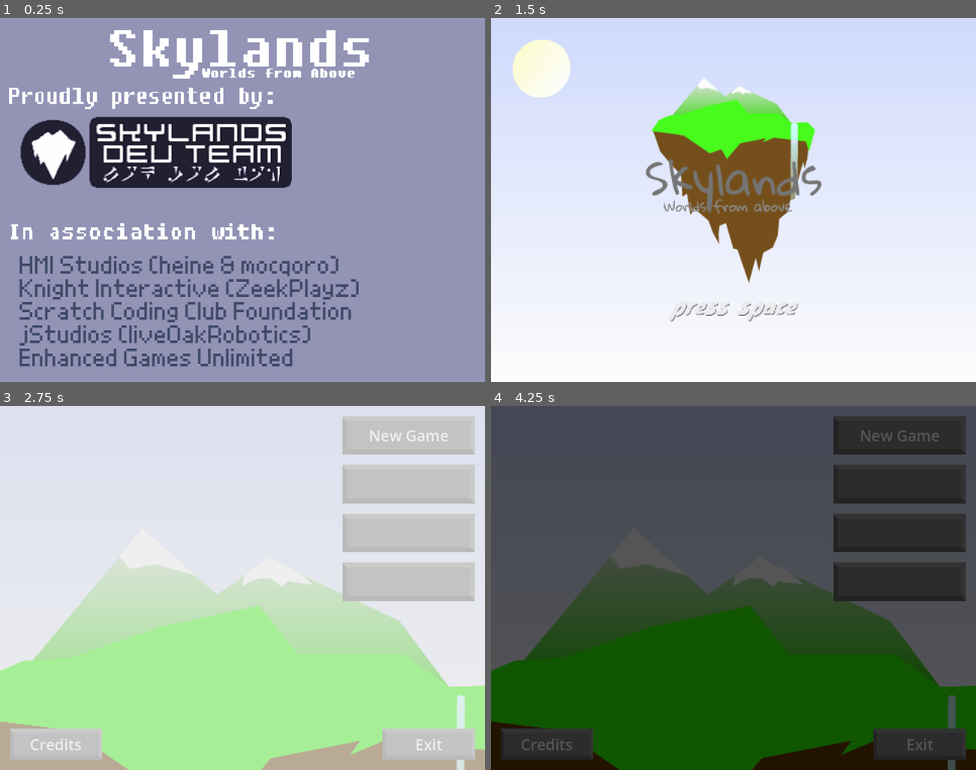
Above: before the commit, frames 1-4 (two rows, left to right).
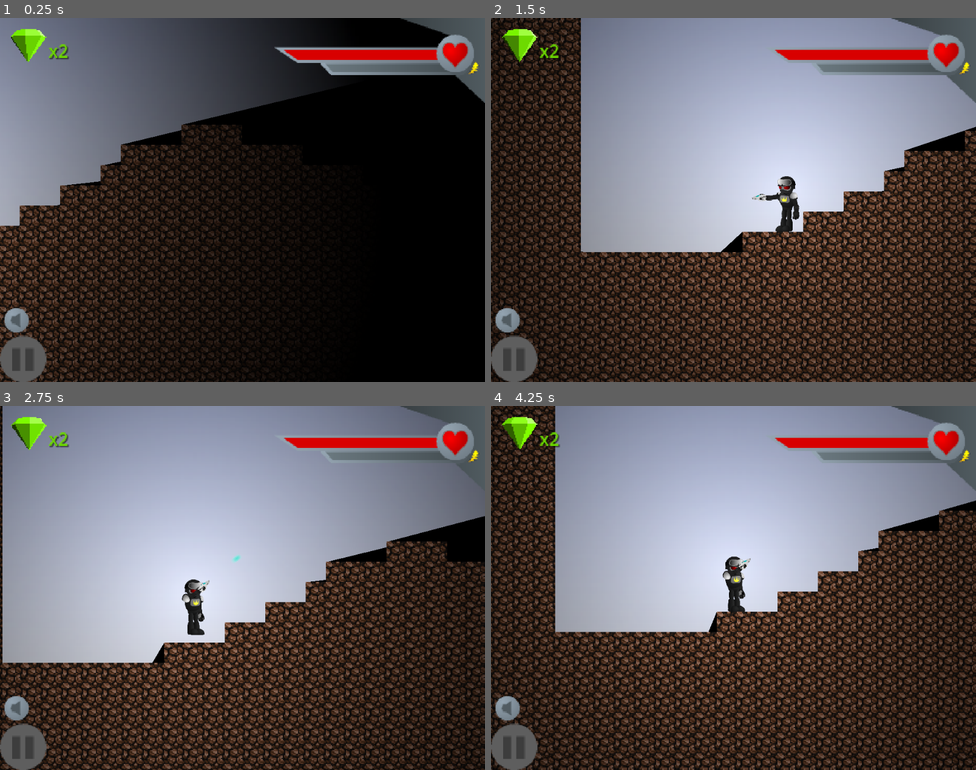
Above: after the commit, the same moments.

Repository: HMI-Studios/Skylands-WFA
Game: Godot game, scene res://scenes/Main.tscn
The game is run twice, just before and just after one commit, with the same random seed, the same clock (stepped at 60 frames per second) and the same inputs. Before the commit the project starts from res://ui/Intro.tscn. Sound files missing from this copy of the repository are replaced by a short silence.
Inputs (mouse positions are in pixels of both pictures, inside the frame that each line leads up to):
- Up to frame 1 (0.25 s): no input
- Up to frame 2 (1.5 s): tap Enter (ui_accept) at 0.5 s; move the mouse to (840, 181) at 0.52 s; hold Space (shoot) 0.53-1.28 s; hold D (move_right) from 0.53 s (still down); tap W (jump) at 0.77 s; move the mouse to (636, 218) at 1.27 s; tap Space (shoot) at 1.35 s
- Up to frame 3 (2.75 s): tap W (jump) at 1.52 s; move the mouse to (291, 507) at 2.02 s; release D (move_right) at 2.03 s; hold A (move_left) from 2.03 s (still down); hold Space (shoot) from 2.03 s (still down)
- Up to frame 4 (4.25 s): release A (move_left) at 2.75 s; release Space (shoot) at 2.75 s; click (898, 435) at 2.75 s, where only the run before the commit has a clickable "New Game"; click (898, 435) at 3.5 s, where only the run before the commit has a clickable "New Game"

The runs differ from the first frame. In frame 1, 97% of the frame differs, in the area x 0-100%, y 0-100%; in frame 2, 98%; in frame 3, 98%; in frame 4, 96%.

Commit message:
fix player jitter

Diff:
--- a/project/project.godot
+++ b/project/project.godot
@@ -11,7 +11,7 @@
 [application]
 
 config/name="Skylands"
-run/main_scene="res://ui/Intro.tscn"
+run/main_scene="res://scenes/Main.tscn"
 config/features=PackedStringArray("4.1", "GL Compatibility")
 boot_splash/show_image=false
 config/icon="res://assets/icon.png"
@@ -71,4 +71,3 @@
 renderer/rendering_method="gl_compatibility"
 renderer/rendering_method.mobile="gl_compatibility"
 environment/defaults/default_clear_color=Color(0.301961, 0.301961, 0.301961, 1)
-2d/snap/snap_2d_transforms_to_pixel=true
--- a/project/scenes/Main.tscn
+++ b/project/scenes/Main.tscn
@@ -33,6 +33,7 @@
 
 [node name="Camera2D" type="Camera2D" parent="."]
 zoom = Vector2(2.5, 2.5)
+position_smoothing_enabled = true
 script = ExtResource("3_3x1oi")
 
 [node name="HUD" parent="." instance=ExtResource("4_x3ds7")]
--- a/project/scenes/entities/Shoaldier.tscn
+++ b/project/scenes/entities/Shoaldier.tscn
@@ -329,13 +329,11 @@
 [node name="Far Arm" type="Sprite2D" parent="Rig"]
 show_behind_parent = true
 position = Vector2(13, -12.1429)
-scale = Vector2(1, 1)
 texture = ExtResource("1_g5phy")
 offset = Vector2(0, 4)
 
 [node name="Far Hand" type="Sprite2D" parent="Rig"]
 position = Vector2(13, -1.1429)
-scale = Vector2(1, 1)
 texture = ExtResource("2_fcsgq")
 offset = Vector2(-2, 11)
 
@@ -400,14 +398,12 @@
 [node name="Near Arm" type="Sprite2D" parent="Rig"]
 position = Vector2(-9, -15.1429)
 rotation = -0.0398524
-scale = Vector2(1, 1)
 texture = ExtResource("11_egsml")
 offset = Vector2(0, 3)
 
 [node name="Near Hand" type="Sprite2D" parent="Rig"]
 position = Vector2(-8, -4.14291)
 rotation = -0.155555
-scale = Vector2(1, 1)
 texture = ExtResource("12_1n1wc")
 offset = Vector2(-2, 11)
 
--- a/project/scenes/levels/TileTest.tscn
+++ b/project/scenes/levels/TileTest.tscn
@@ -38,7 +38,6 @@
 
 [sub_resource type="TileSetAtlasSource" id="TileSetAtlasSource_23kaw"]
 texture = ExtResource("1_lwex1")
-use_texture_padding = false
 0:0/0 = 0
 0:0/0/occlusion_layer_0/polygon = SubResource("OccluderPolygon2D_3385q")
 0:0/0/physics_layer_0/linear_velocity = Vector2(0, 0)
